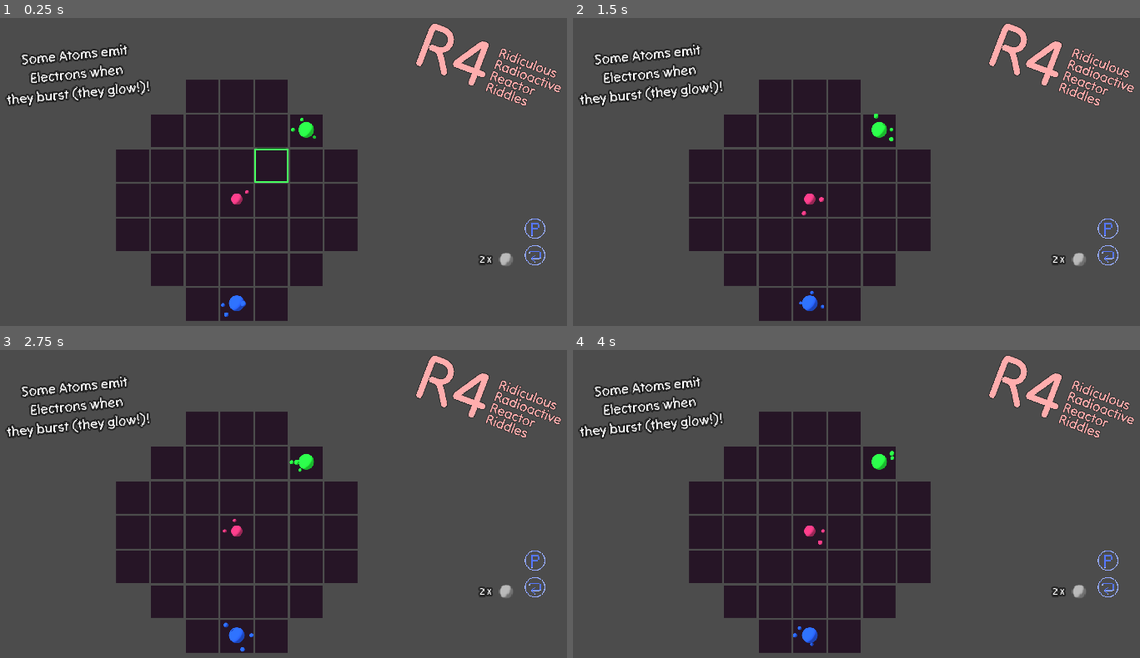
Above: before the commit, frames 1-4 (two rows, left to right).
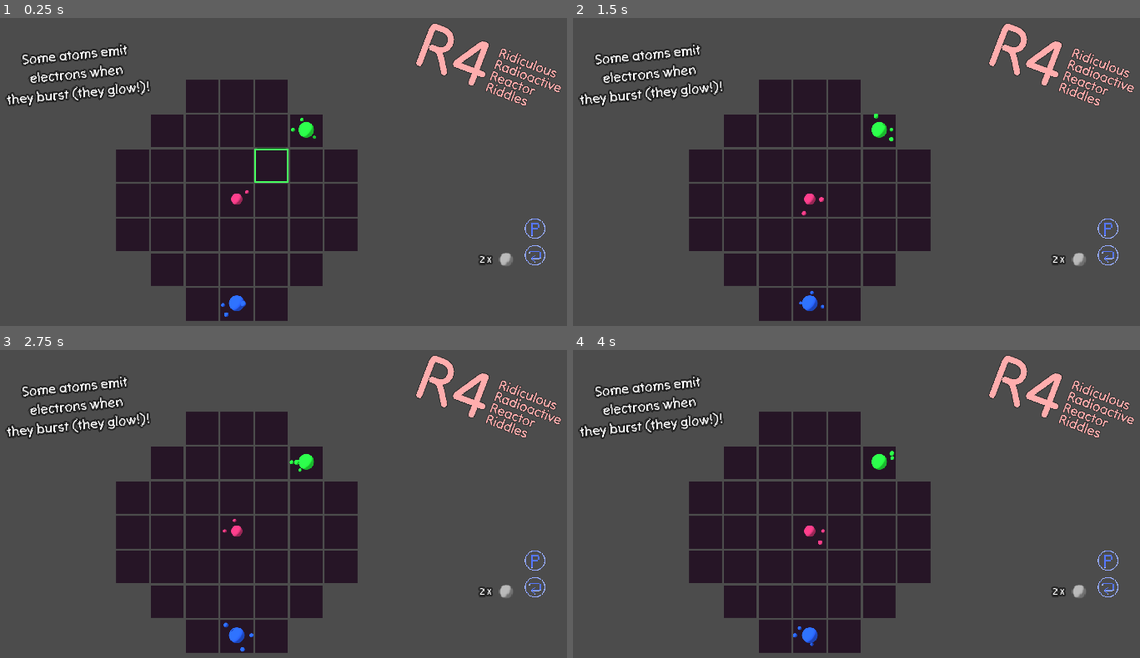
Above: after the commit, the same moments.

Repository: kaiec/ggj25-bubble-game
Game: Godot game, scene res://levels/new_levels/level_2.tscn
Same seed, same stepped clock (60 frames per second), same inputs: the game is played once before the commit and once after it. This scene is started directly instead of the project's main scene.
Inputs (mouse positions are in pixels of both pictures, inside the frame that each line leads up to):
- Up to frame 1 (0.25 s): no input
- Up to frame 2 (1.5 s): click (1105, 255) at 0.5 s; click (1105, 227) at 1.25 s
- Up to frame 3 (2.75 s): tap Enter at 2 s; move the mouse to (402, 491) at 2.02 s; hold D (move_right) from 2.03 s (still down); click (402, 491) at 2.1 s
- Up to frame 4 (4 s): move the mouse to (697, 531) at 2.77 s; release D (move_right) at 2.78 s; hold S (move_down) 2.78-3.53 s; click (697, 531) at 2.85 s; tap Space at 3.5 s; move the mouse to (896, 430) at 3.52 s; hold D (move_right) from 3.53 s (still down); click (896, 430) at 3.6 s

The runs differ from the first frame. In frame 1, 0.2% of the frame differs, in the area x 3-23%, y 9-22%; in frame 2, 0.2%; in frame 3, 0.2%; in frame 4, 0.2%.
Error in both runs: Invalid call. Nonexistent function '_reload_current_level' in base 'Nil'. (res://levels/level.gd:47)

Commit message:
Text adjustments

Diff:
--- a/levels/new_levels/level_2.tscn
+++ b/levels/new_levels/level_2.tscn
@@ -51,7 +51,7 @@
 rotation = -0.0970384
 theme = ExtResource("7_f3ea7")
 theme_override_font_sizes/font_size = 40
-text = "Some Atoms emit
-Electrons when
+text = "Some atoms emit
+electrons when
 they burst (they glow!)!"
 horizontal_alignment = 1
--- a/levels/new_levels/level_3.tscn
+++ b/levels/new_levels/level_3.tscn
@@ -52,5 +52,5 @@
 theme_override_font_sizes/font_size = 40
 text = "You have limited
 electrons to burst
-all the red bubbles!"
+all the red atoms!"
 horizontal_alignment = 1
